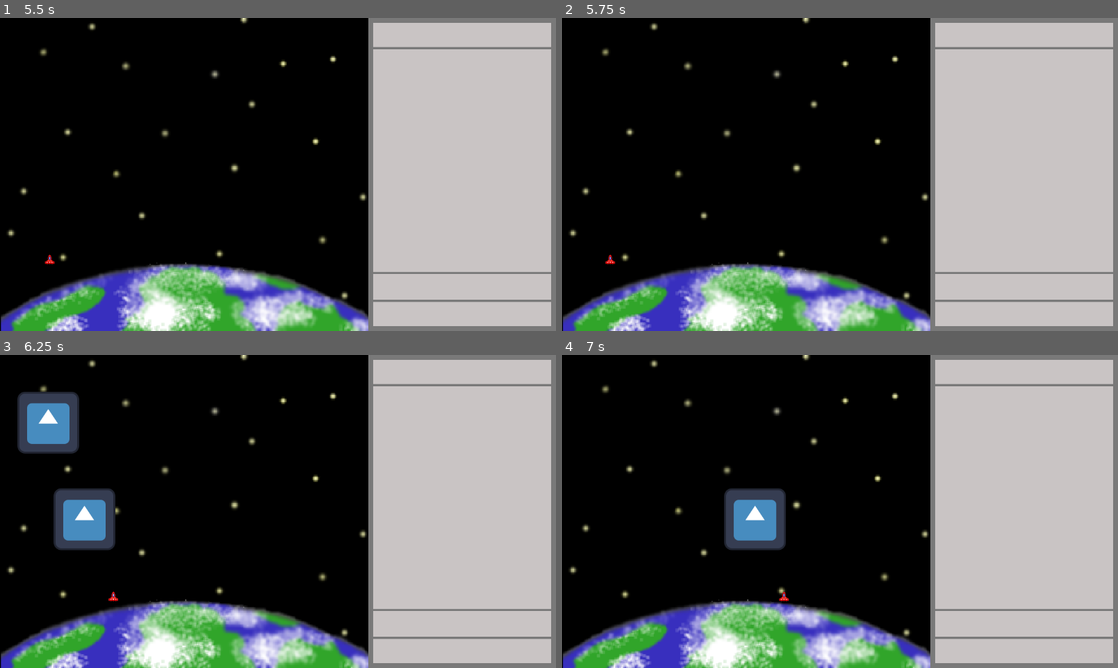
Above: before the commit, frames 1-4 (two rows, left to right).
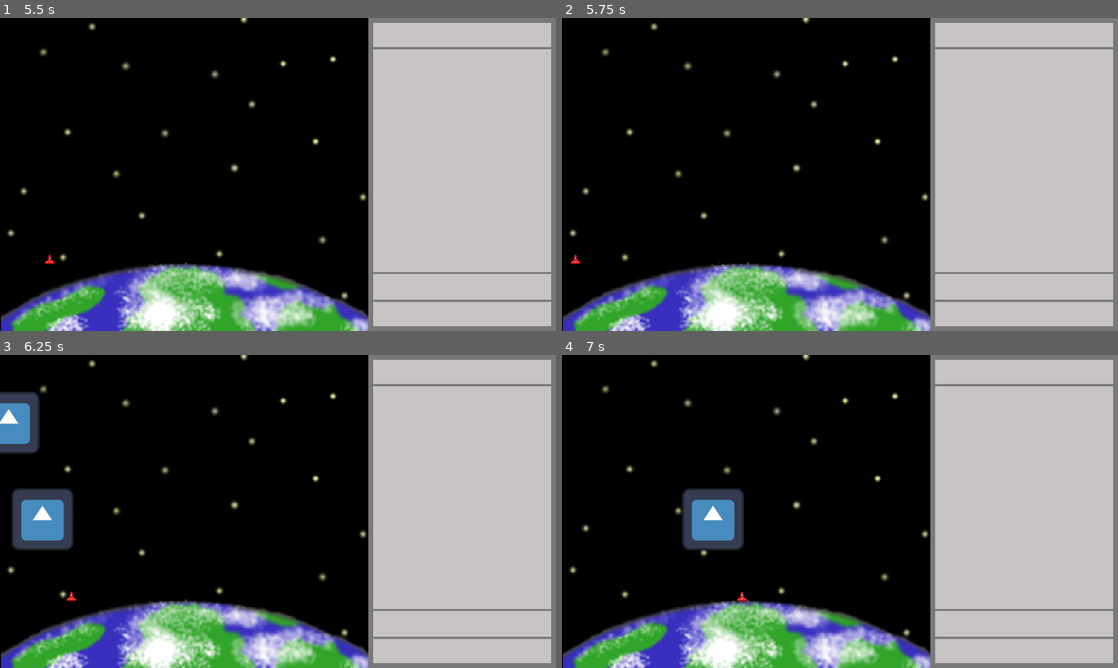
Above: after the commit, the same moments.

Repository: Pchristy03/EAP-Redox
Game: Godot game, scene res://main.tscn
The game is run twice, just before and just after one commit, with the same random seed, the same clock (stepped at 60 frames per second) and the same inputs. The engine's default icon, where the game draws it, is replaced by a stand-in: a white triangle on a blue panel in a dark square.
Inputs:
- Up to frame 1 (5.5 s): tap Enter (ui_accept) at 0.5, 0.77, 1.52, 3.02, 3.77, 4.52 s; hold Right (ui_right) 0.53-1.28 s; hold Left (ui_left) 1.28-2.03 s; hold Right (ui_right) 2.03-3.53 s; hold Left (ui_left) from 3.53 s (still down)
- Up to frame 2 (5.75 s): keep holding Left (ui_left)
- Up to frame 3 (6.25 s): tap Enter (ui_accept) at 5.75, 6.02 s; release Left (ui_left) at 5.78 s; hold Right (ui_right) from 5.78 s (still down)
- Up to frame 4 (7 s): keep holding Right (ui_right); tap Enter (ui_accept) at 6.77 s

Frame 1 is identical in both runs. In frame 2, less than 0.1% of the frame differs, in the area x 1-10%, y 75-79%; in frame 3, 6.1%, in the area x 0-22%, y 11-79%; in frame 4, 3.5%.

Commit message:
Fixed player boundaries

Diff:
--- a/player.gd
+++ b/player.gd
@@ -4,8 +4,8 @@
 
 const move_speed = 300
 
-const l_boundary = 100
-const r_boundary = 800
+const l_boundary = 10
+const r_boundary = 750
 
 func _process(_delta):
 	if Input.is_action_just_pressed("ui_accept"):
--- a/projectile.tscn
+++ b/projectile.tscn
@@ -1,7 +1,10 @@
-[gd_scene load_steps=3 format=3 uid="uid://7l77yofggtif"]
+[gd_scene load_steps=4 format=3 uid="uid://7l77yofggtif"]
 
 [ext_resource type="Script" path="res://projectile.gd" id="1_2ltaw"]
 [ext_resource type="Texture2D" uid="uid://bqu7a8ajo65uk" path="res://icon.svg" id="1_pvkjj"]
+
+[sub_resource type="RectangleShape2D" id="RectangleShape2D_40ity"]
+size = Vector2(129, 128)
 
 [node name="Projectile" type="Area2D"]
 script = ExtResource("1_2ltaw")
@@ -10,6 +13,8 @@
 texture = ExtResource("1_pvkjj")
 
 [node name="CollisionShape2D" type="CollisionShape2D" parent="."]
+position = Vector2(-0.5, 0)
+shape = SubResource("RectangleShape2D_40ity")
 
 [node name="VisibleOnScreenNotifier2D" type="VisibleOnScreenNotifier2D" parent="."]
 
